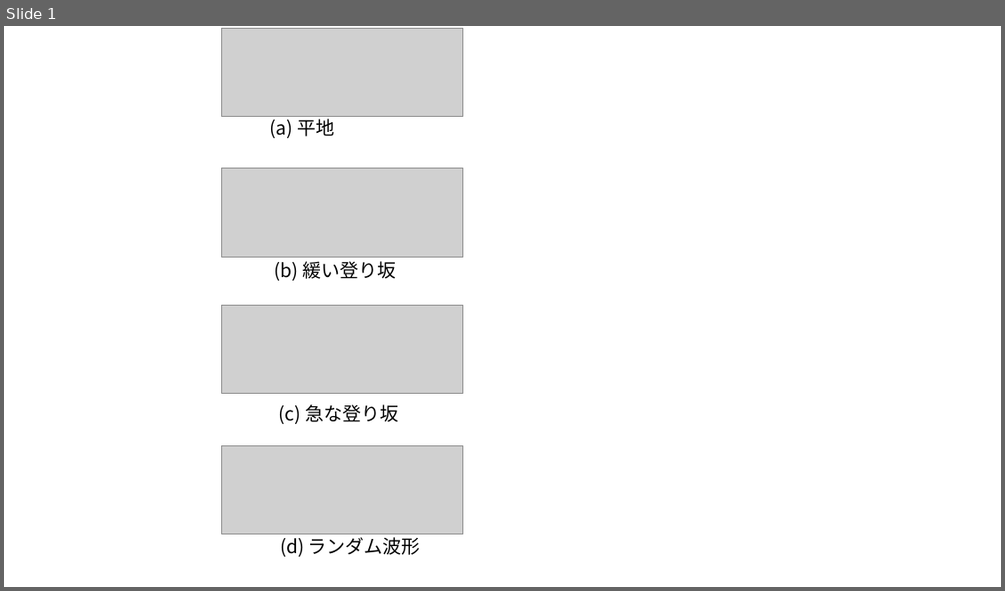
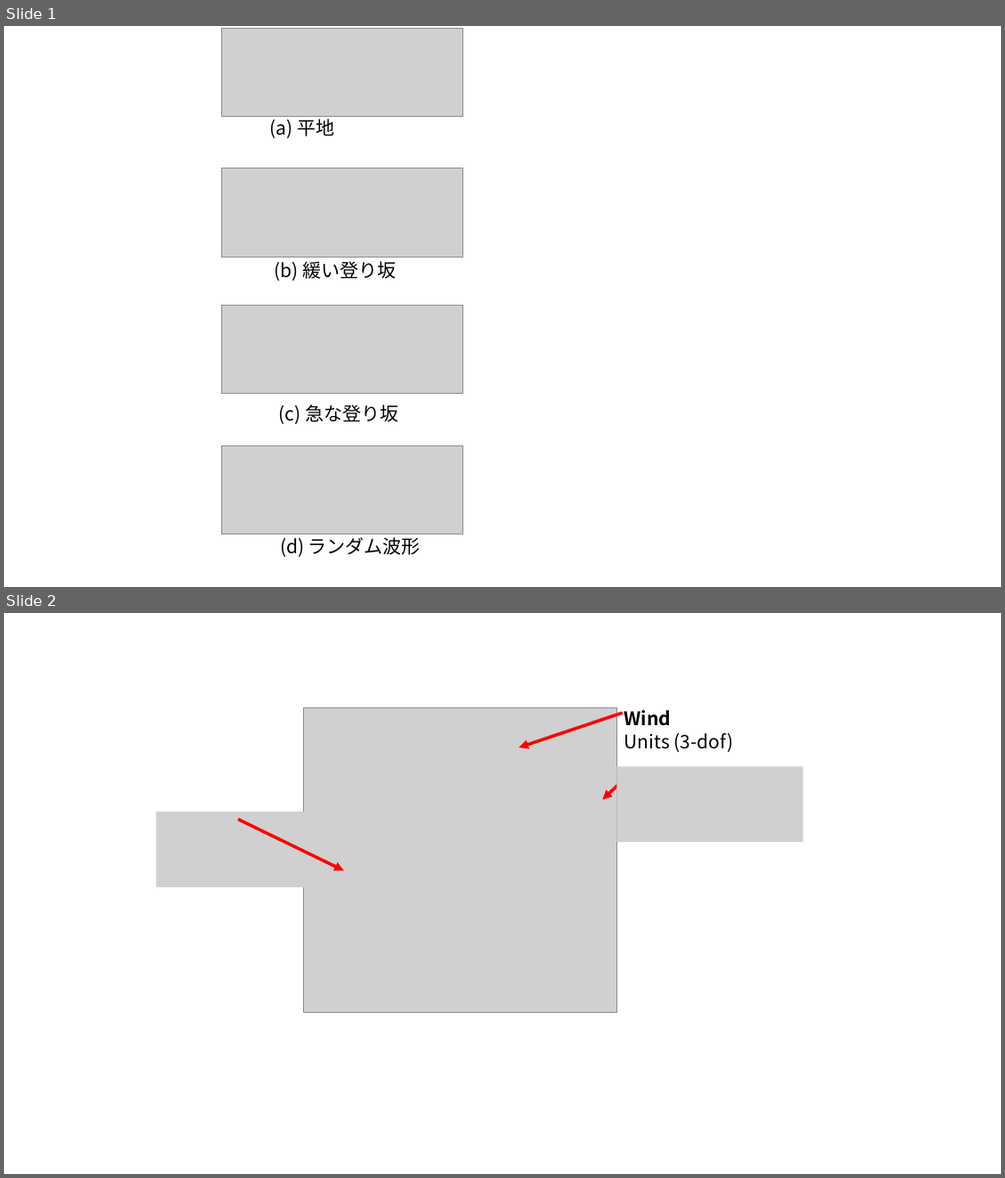
Before and after one commit to Small-Island/VRSJ2024, a slide deck: fig.pptx. Shown one above the other, each under a label of ours: slide 1 before the commit, slides 1 and 2 after it. The pictures are 1005x591 and 1005x1178 pixels, drawn with LibreOffice and Linux fonts; fonts in the diff are those of the drawing; grey boxes stand for pictures. Boxes give left, top, right and bottom in pixels: in the first picture for what was removed or moved away, otherwise in the second. Text is boxed around its words. In the diff, an @@ line names an element or a change of style, - is before the commit and + after.

```diff
--- a/fig.pptx
+++ b/fig.pptx
@@ slide 2 added at (4,613,1001,1174), background #FFFFFF @@
@@ picture added at (304,707,617,1012) @@
@@ arrow added from (623, 713) to (519, 747), #FF0000 3 pt @@
@@ text added at (624,710,734,752), 18 pt, text #000000 @@
+Wind
+Units (3-dof)
@@ picture added at (617,766,803,842) @@
@@ arrow added from (623, 780) to (602, 799), #FF0000 3 pt @@
@@ picture added at (156,811,337,887) @@
@@ arrow added from (238, 819) to (344, 870), #FF0000 3 pt @@
```
Also in this commit, not shown: 1 other slide added, 8 other files.
